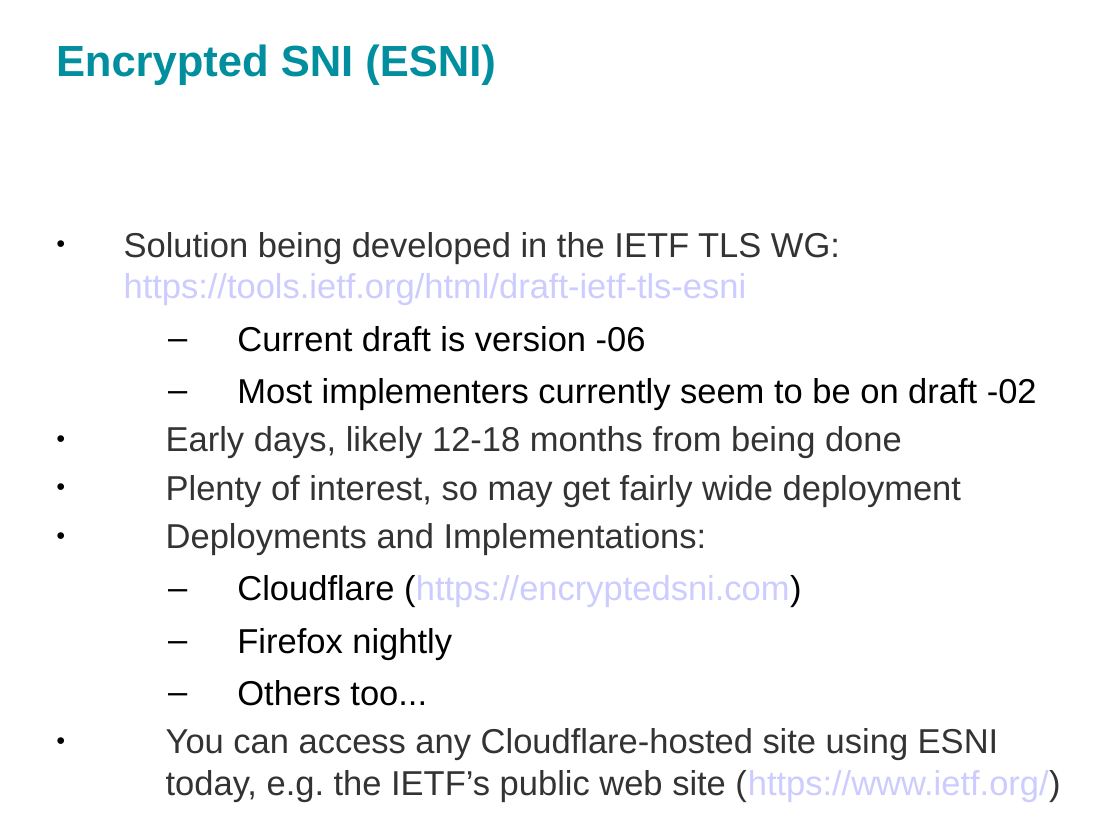
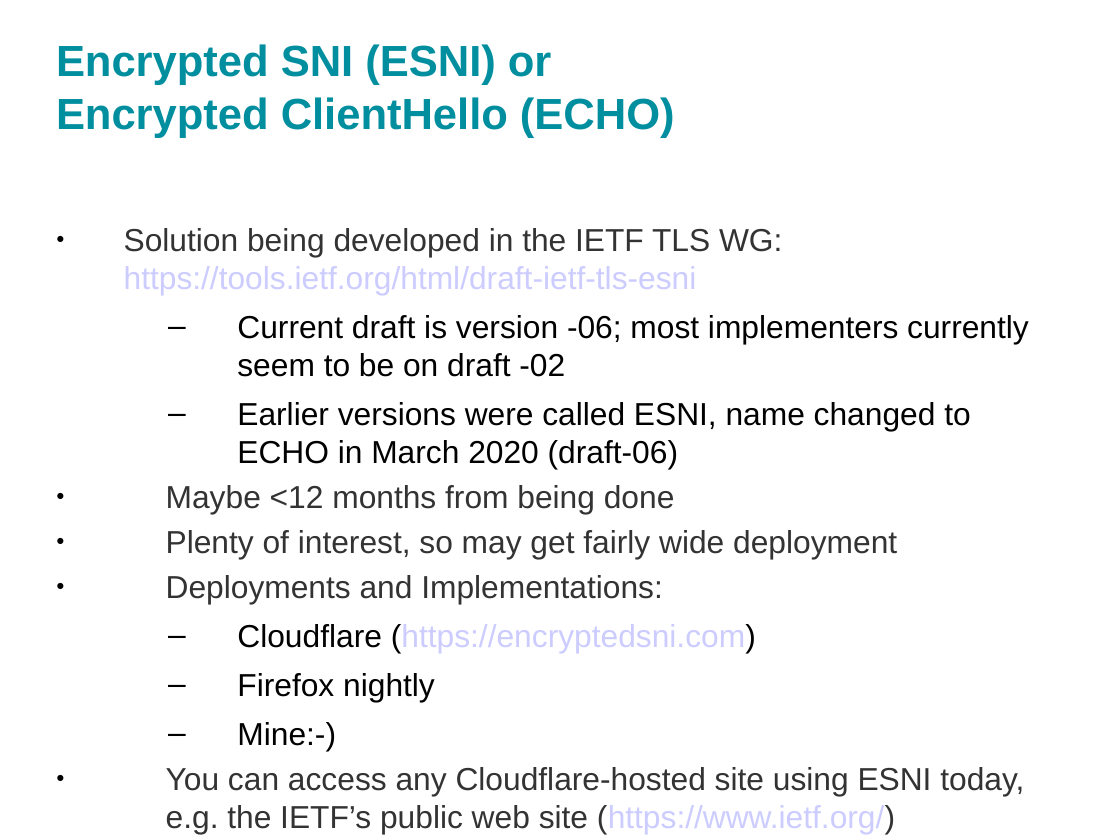
Before and after one commit to sftcd/cs7053, a slide deck: slide 11 of 2016lectures/13-echo.odp. Drawn at 1120x840 pixels with LibreOffice and Linux fonts; fonts in the diff are those of the drawing. Boxes give left, top, right and bottom in pixels: in the first picture for what was removed or moved away, otherwise in the second. Text is boxed around its words. In the diff, an @@ line names an element or a change of style, - is before the commit and + after.

```diff
--- a/2016lectures/13-echo.odp
+++ b/2016lectures/13-echo.odp
@@ title at bbox=[56, 44, 675, 138]: text changed @@
-Encrypted SNI (ESNI)
+Encrypted SNI (ESNI) or
+Encrypted ClientHello (ECHO)
@@ text at bbox=[124, 228, 1024, 834]: size 22.2 to 20.4 pt in "Solution being developed in the IETF TLS ...", "Plenty of interest, so may get fairly ...", "Deployments and Implementations:", "Cloudflare (https://encryptedsni.com)" and 2 more places @@
@@ text at bbox=[166, 315, 1029, 514]: text changed; size 22.2 to 20.4 pt @@
-  – Current draft is version -06
-  – Most implementers currently seem to be on draft -02
-● Early days, likely 12-18 months from being done
+  – Current draft is version -06; most implementers currently seem to be on draft -02
+  – Earlier versions were called ESNI, name changed to ECHO in March 2020 (draft-06)
+● Maybe <12 months from being done
@@ text at bbox=[237, 722, 336, 751]: text changed; size 22.2 to 20.4 pt @@
-  – Others too...
+  – Mine:-)
```
Also in this commit, not shown: 11 other slides changed, 1 slide removed, 2 other files.
